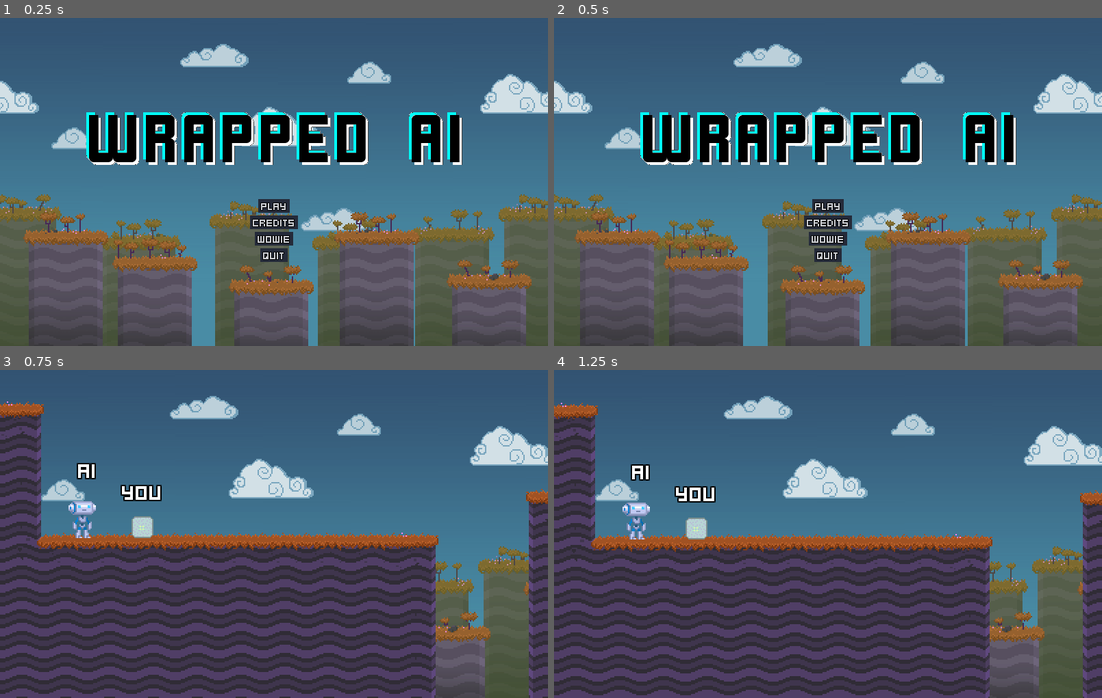
Above: before the commit, frames 1-4 (two rows, left to right).
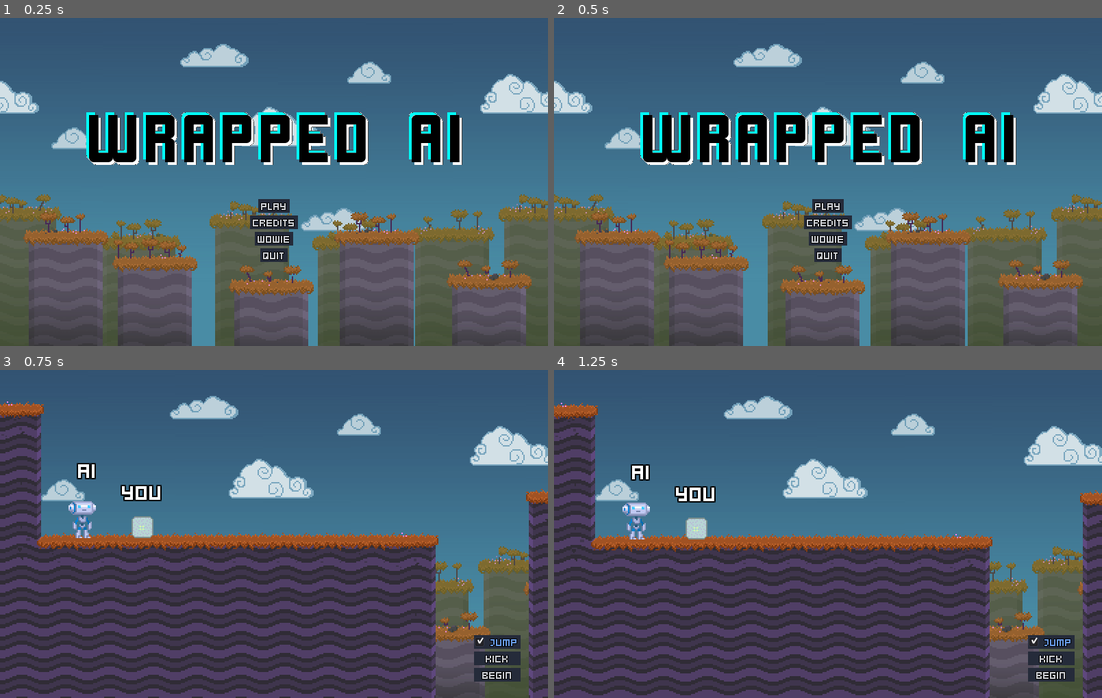
Above: after the commit, the same moments.

Repository: HexagonNico/Project-Wowie4
Game: Godot game, scene res://assets/main.tscn
Two runs of this game, one before a commit and one after it. Both use one fixed random seed, a clock stepped at 60 frames per second and the inputs below. The engine's default icon, where the game draws it, is replaced by a stand-in: a white triangle on a blue panel in a dark square.
Inputs:
- Up to frame 1 (0.25 s): no input
- Up to frame 2 (0.5 s): no input
- Up to frame 3 (0.75 s): click "Play" at 0.5 s
- Up to frame 4 (1.25 s): no input

Frames 1-2 are identical in both runs. In frame 3, 1.1% of the frame differs, in the area x 86-95%, y 80-95%; in frame 4, 1.1%.

Commit message:
Hints in button tooltips

Diff:
--- a/assets/robot/robot.gd
+++ b/assets/robot/robot.gd
@@ -21,18 +21,6 @@
 onready var sprite = $RobotSprite
 onready var edge_detector = [$EdgeDetectorLeft, $EdgeDetectorRight]
 onready var ground_detector = $GroundDetector
-
-
-func _ready():
-	$PlayerUI/ActionButtons.visible = false
-
-
-func _unhandled_input(event: InputEvent):
-	if event is InputEventMouseButton:
-		if current_state == IDLE:
-			current_state = RUN
-			velocity.x = speed
-			$PlayerUI/ActionButtons.visible = true
 
 
 func _process(delta: float):
@@ -63,6 +51,12 @@
 	current_state = IDLE
 
 
+func begin():
+	if current_state == IDLE:
+		current_state = RUN
+		velocity.x = speed
+
+
 func kick():
 	var kick_ray = $RobotSprite/Kick
 	if kick_ray.is_colliding():
--- a/assets/robot/robot.tscn
+++ b/assets/robot/robot.tscn
@@ -150,17 +150,29 @@
 theme = ExtResource( 3 )
 
 [node name="JumpButton" type="CheckBox" parent="PlayerUI/ActionButtons"]
-margin_right = 60.0
+margin_right = 68.0
 margin_bottom = 20.0
+hint_tooltip = "Toggles the robot's ability to jump at edges"
+shortcut_in_tooltip = false
 pressed = true
-text = "Jump"
+text = " Jump "
 
 [node name="KickButton" type="Button" parent="PlayerUI/ActionButtons"]
 margin_top = 24.0
-margin_right = 60.0
+margin_right = 68.0
 margin_bottom = 44.0
+hint_tooltip = "Makes the robot kick the bubble wrap ball"
 shortcut_in_tooltip = false
-text = "Kick"
+text = " Kick "
+
+[node name="BeginButton" type="Button" parent="PlayerUI/ActionButtons"]
+margin_top = 48.0
+margin_right = 68.0
+margin_bottom = 68.0
+hint_tooltip = "Starts the level"
+shortcut_in_tooltip = false
+text = " Begin "
 
 [connection signal="toggled" from="PlayerUI/ActionButtons/JumpButton" to="." method="set_jump"]
 [connection signal="pressed" from="PlayerUI/ActionButtons/KickButton" to="." method="kick"]
+[connection signal="pressed" from="PlayerUI/ActionButtons/BeginButton" to="." method="begin"]
--- a/assets/ui/theme.tres
+++ b/assets/ui/theme.tres
@@ -34,3 +34,5 @@
 Button/styles/normal = SubResource( 5 )
 Button/styles/pressed = SubResource( 6 )
 Label/fonts/font = SubResource( 1 )
+TooltipLabel/colors/font_color = Color( 1, 1, 1, 1 )
+TooltipLabel/colors/font_color_shadow = Color( 0, 0, 0, 0 )
